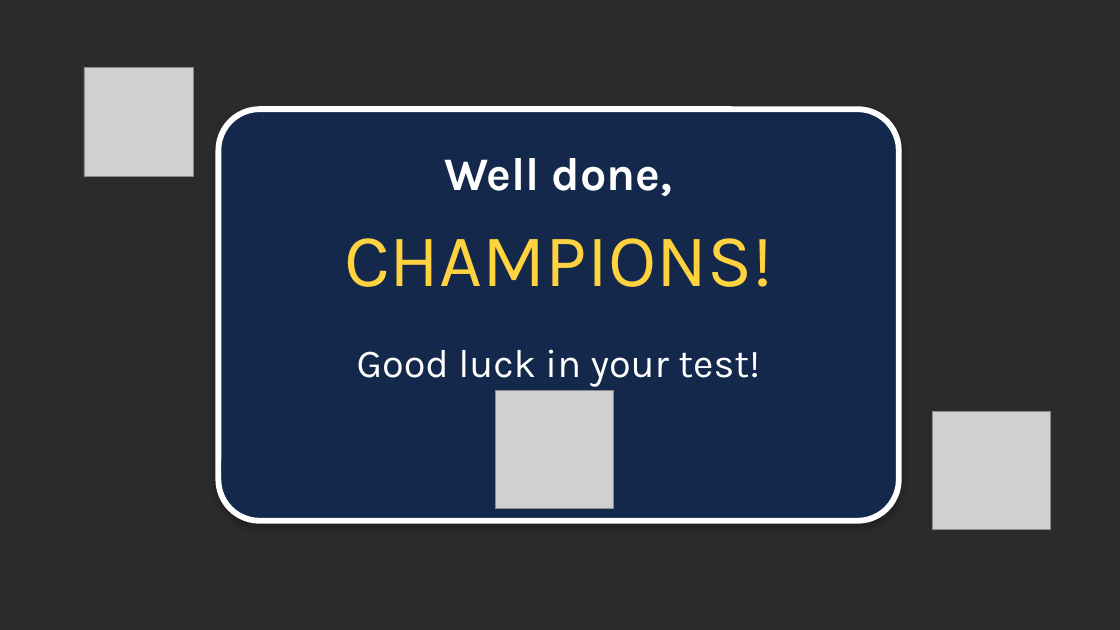
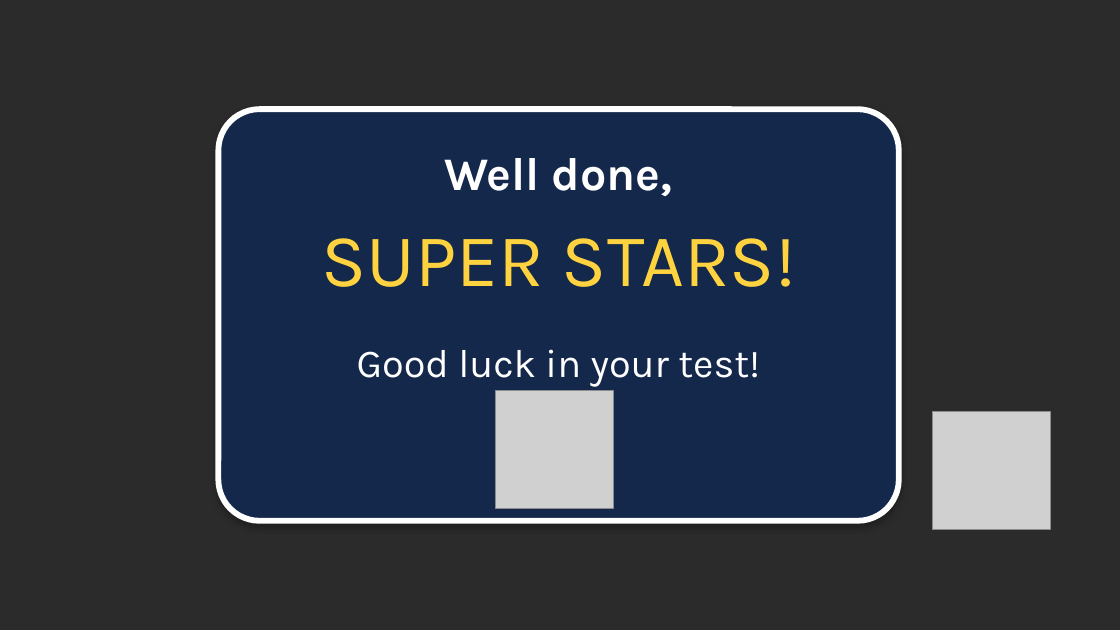
Before and after one commit to almanhal-school/almanhal-school.github.io, a slide deck: slide 47 of downloads/G4-Test2-Revision.pptx. Drawn at 1120x630 pixels with LibreOffice and Linux fonts; fonts in the diff are those of the drawing; grey boxes stand for pictures; background and template pictures are left out; a plain dark background stands for a picture behind light text. Boxes give left, top, right and bottom in pixels: in the first picture for what was removed or moved away, otherwise in the second. Text is boxed around its words. In the diff, an @@ line names an element or a change of style, - is before the commit and + after.

```diff
--- a/downloads/G4-Test2-Revision.pptx
+++ b/downloads/G4-Test2-Revision.pptx
@@ picture removed at (x1=84, y1=67, x2=193, y2=176) @@
@@ text at (x1=321, y1=238, x2=796, y2=287): text changed @@
-CHAMPIONS!
+SUPER STARS!
```
Also in this commit, not shown: 10 other slides changed.
